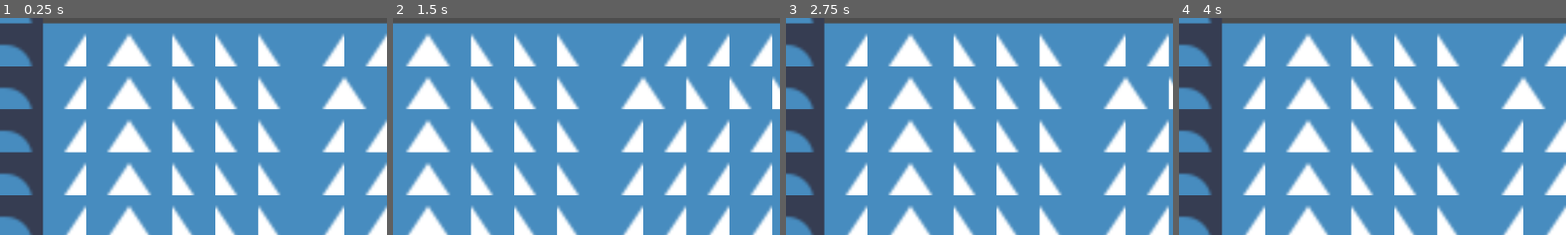
Above: before the commit, frames 1-4 (left to right).
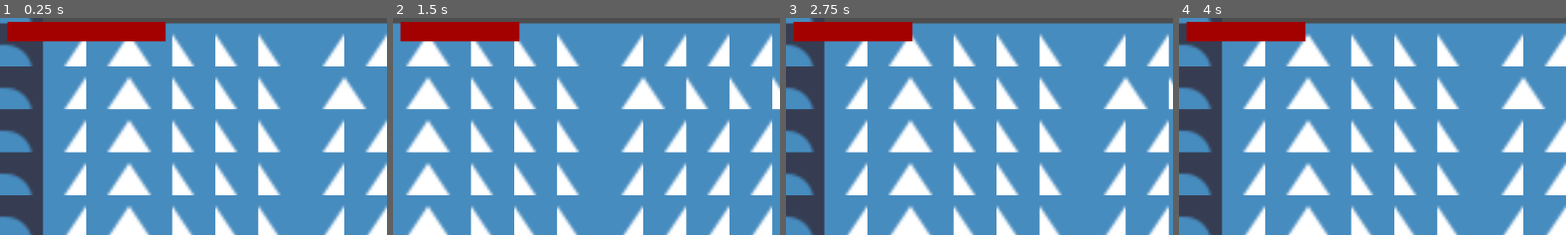
Above: after the commit, the same moments.

Repository: Vsp82/ocean-run
Game: Godot game, scene res://Scenes/Main.tscn
The game is run twice, just before and just after one commit, with the same random seed, the same clock (stepped at 60 frames per second) and the same inputs. The engine's default icon, where the game draws it, is replaced by a stand-in: a white triangle on a blue panel in a dark square.
Inputs:
- Up to frame 1 (0.25 s): no input
- Up to frame 2 (1.5 s): tap Enter at 0.5 s; hold D (Right) from 0.53 s (still down); tap Space (Jump) at 0.77 s
- Up to frame 3 (2.75 s): tap Space (Jump) at 1.52 s; release D (Right) at 2.03 s; hold A (Left) from 2.03 s (still down)
- Up to frame 4 (4 s): release A (Left) at 2.78 s; hold D (Right) from 2.78 s (still down); tap Space (Jump) at 3.02, 3.77 s
The pictures show only the part of the screen within x 0-50%, y 0-50%; the shares and areas given below are measured in that part.

The runs differ from the first frame. In frame 1, 3.8% of the frame differs, in the area x 1-43%, y 1-12%; in frame 2, 2.9%; in frame 3, 2.9%; in frame 4, 2.9%.

Commit message:
health baar

Diff:
--- a/Code/player.gd
+++ b/Code/player.gd
@@ -1,6 +1,6 @@
 extends CharacterBody2D
 
-@export var Health = 0
+@export var Health = 4
 @onready var CoyoteTime: Timer = $CoyoteTime
 @onready var No_damage_time: Timer = $No_damage_time
 var No_damage_time_active: bool = false
@@ -13,6 +13,10 @@
 
 const SPEED := 200.0
 const JUMP_VELOCITY := -260.0
+
+
+func _process(delta: float) -> void:
+	$"../CanvasLayer/Health".value = Health
 
 
 func _physics_process(delta: float) -> void:
--- a/Scenes/Main.tscn
+++ b/Scenes/Main.tscn
@@ -5,6 +5,7 @@
 [ext_resource type="PackedScene" uid="uid://dq80h78q5t2n6" path="res://Scenes/Instakill.tscn" id="3_kln2b"]
 [ext_resource type="PackedScene" uid="uid://dpq1d12mj6kr" path="res://Scenes/spike.tscn" id="4_rgh2o"]
 [ext_resource type="PackedScene" uid="uid://cknosgd186yyl" path="res://Scenes/damage.tscn" id="5_pbw6q"]
+[ext_resource type="Texture2D" uid="uid://bhvvnngdsu4t0" path="res://Acets/health.png" id="6_v1gob"]
 
 [sub_resource type="TileSetAtlasSource" id="TileSetAtlasSource_idj7w"]
 texture = ExtResource("1_r150o")
@@ -289,7 +290,7 @@
 [node name="Main" type="Node2D" unique_id=759836253]
 
 [node name="Sea" type="TileMapLayer" parent="." unique_id=1298637750]
-tile_map_data = PackedByteArray("AAD8/wYAAAAGAAEAAAD9/wYAAAA …(480 unchanged characters)… GAAEAAAAOAAYAAAAGAAEAAAAPAAYAAAAGAAEAAAA=")
+tile_map_data = PackedByteArray("AAD8/wYAAAAGAAEAAAD9/wYAAAA …(480 unchanged characters)… GAAEAAAAOAAYAAAAGAAEAAAAPAAYAAAAGAAEAAAAWAAYAAAAGAAEAAAAXAAYAAAAGAAEAAAAeAAYAAAAGAAEAAAAeAAUAAAAGAAEAAAAgAAUAAAAGAAEAAAAfAAUAAAAGAAEAAAA=")
 tile_set = SubResource("TileSet_kln2b")
 
 [node name="BackGround" type="TileMapLayer" parent="." unique_id=656658651]
@@ -299,7 +300,6 @@
 
 [node name="Player" parent="." unique_id=430231768 instance=ExtResource("2_idj7w")]
 position = Vector2(-54, 86)
-Health = 4
 
 [node name="Camera2D" type="Camera2D" parent="Player" unique_id=2131898979]
 zoom = Vector2(4, 4)
@@ -364,6 +364,20 @@
 shape = SubResource("RectangleShape2D_v1gob")
 debug_color = Color(0.8980392, 0, 0, 0.41960785)
 
+[node name="CanvasLayer" type="CanvasLayer" parent="." unique_id=1391581159]
+
+[node name="Health" type="TextureProgressBar" parent="CanvasLayer" unique_id=920987782]
+z_index = 1000
+offset_left = 10.999999
+offset_top = 5.9999995
+offset_right = 1973.0
+offset_bottom = 246.0
+scale = Vector2(0.12, 0.12)
+max_value = 4.0
+value = 4.0
+texture_progress = ExtResource("6_v1gob")
+tint_progress = Color(0.6396803, 0.90851444, 0.7115593, 1)
+
 [connection signal="body_entered" from="Air" to="Player" method="_on_air_body_entered"]
 [connection signal="body_exited" from="Air" to="Player" method="_on_air_body_exited"]
 [connection signal="body_exited" from="Spikes/Spike/Damage" to="Player" method="_on_damage_body_exited"]
Binary file added: Acets/health.png
Not shown, added: Acets/health.png.import
